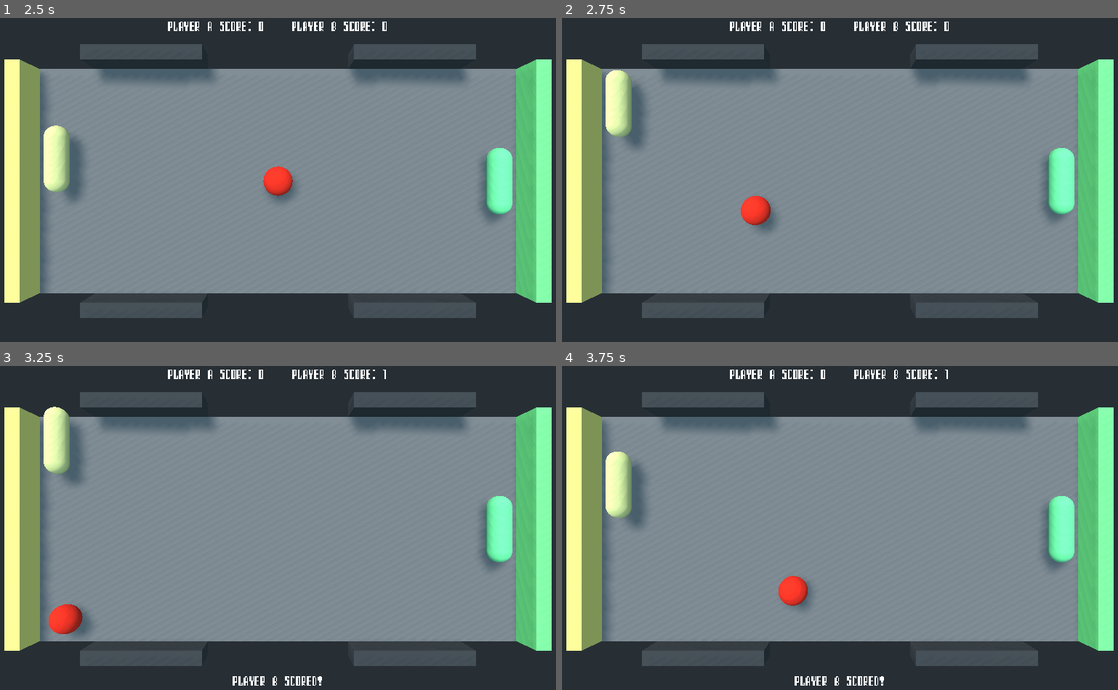
Above: before the commit, frames 1-4 (two rows, left to right).
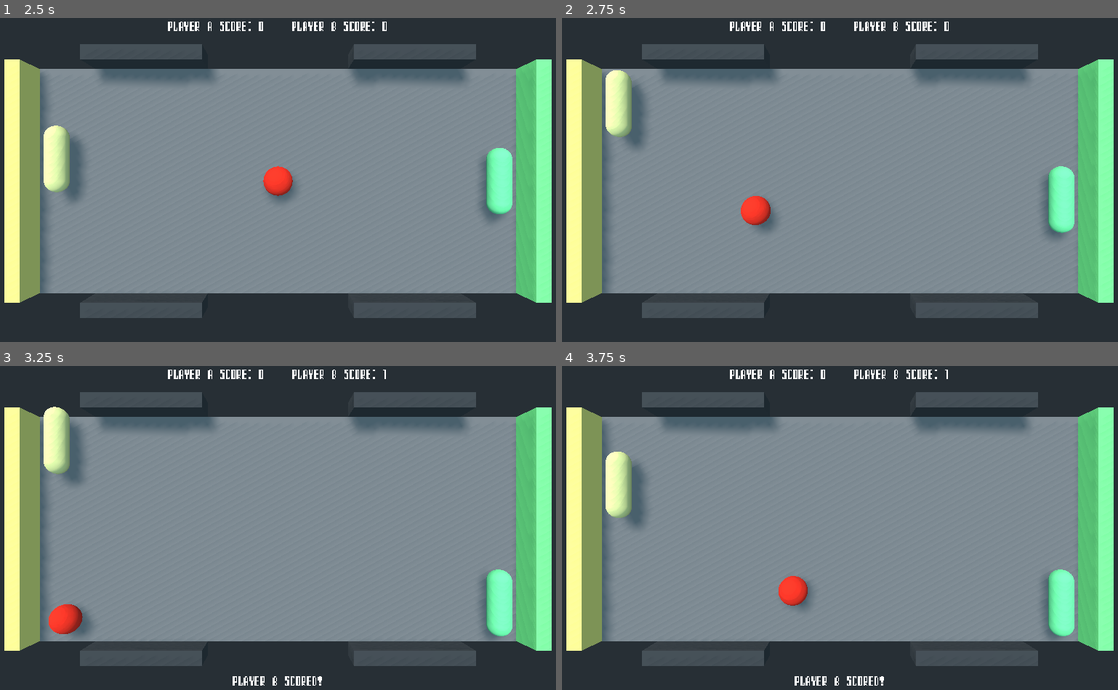
Above: after the commit, the same moments.

Repository: tktajwar/pong
Game: Godot game, scene res://main.tscn
Same seed, same stepped clock (60 frames per second), same inputs: the game is played once before the commit and once after it.
Inputs:
- Up to frame 1 (2.5 s): tap Enter at 0.5 s; hold E (move_up) 0.53-1.28 s; tap Space at 1.25 s; hold D (move_down) 1.28-2.03 s; hold E (move_up) from 2.03 s (still down)
- Up to frame 2 (2.75 s): keep holding E (move_up)
- Up to frame 3 (3.25 s): keep holding E (move_up)
- Up to frame 4 (3.75 s): release E (move_up) at 3.53 s; hold D (move_down) from 3.53 s (still down)

Frame 1 is identical in both runs. In frame 2, 0.7% of the frame differs, in the area x 86-93%, y 40-69%; in frame 3, 2.2%, in the area x 86-93%, y 40-85%; in frame 4, 2.2%.

Commit message:
add Player_B AI and movement

Diff:
--- a/main.tscn
+++ b/main.tscn
@@ -6,6 +6,7 @@
 [ext_resource path="res://assets/font.tres" type="DynamicFont" id=4]
 [ext_resource path="res://scripts/Message_Board.gd" type="Script" id=5]
 [ext_resource path="res://scripts/main.gd" type="Script" id=6]
+[ext_resource path="res://scripts/Player_B.gd" type="Script" id=7]
 
 [sub_resource type="BoxShape" id=1]
 extents = Vector3( 8, 0.1, 18 )
@@ -128,6 +129,7 @@
 [node name="Player_B" type="KinematicBody" parent="."]
 transform = Transform( -1.62921e-07, 0, 1, 0, 1, 0, -1, 0, -1.62921e-07, 0, 1.25, 15 )
 collision_mask = 0
+script = ExtResource( 7 )
 
 [node name="CollisionShape" type="CollisionShape" parent="Player_B"]
 shape = SubResource( 8 )
--- /dev/null
+++ b/scripts/Player_B.gd
@@ -0,0 +1,35 @@
+extends KinematicBody
+
+onready var ball = get_parent().get_node("Ball")
+
+export var speed = 15
+
+var velocity = Vector3.ZERO
+
+
+# Called when the node enters the scene tree for the first time.
+func _ready():
+	pass # Replace with function body.
+
+
+# Called every frame. 'delta' is the elapsed time since the previous frame.
+func _process(delta):
+	var x = baddie(ball)
+
+	velocity.x = x * speed
+
+	velocity = move_and_slide(velocity)
+
+
+func baddie(target):
+	## follows target
+
+	var diff = target.global_transform.origin.x - global_transform.origin.x
+
+	if diff>1:
+		if global_transform.origin.x<5:
+			return(1)
+	elif diff<-1:
+		if global_transform.origin.x>-5:
+			return(-1)
+	return(0)
Not shown: 1 places in main.tscn that only renumber resources
